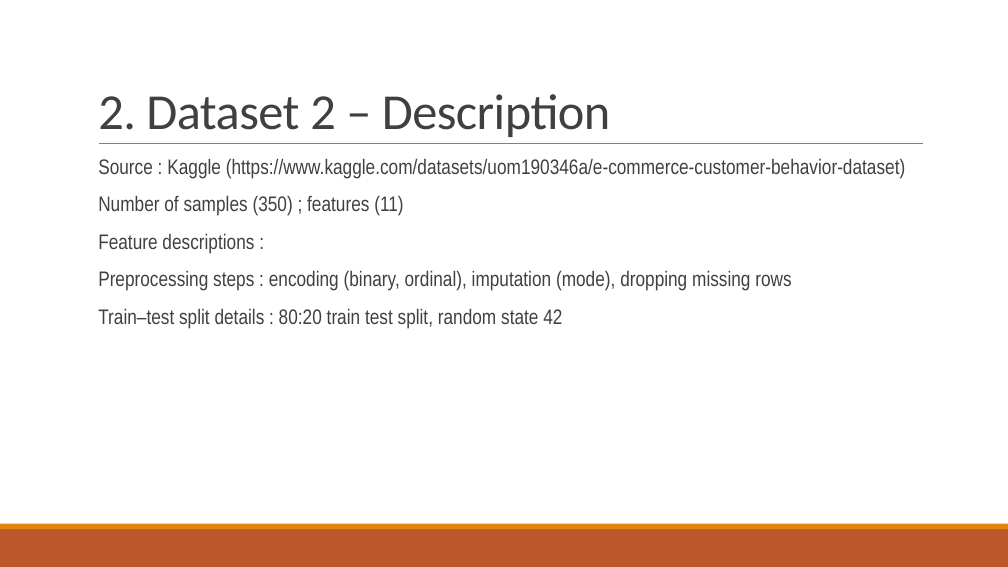
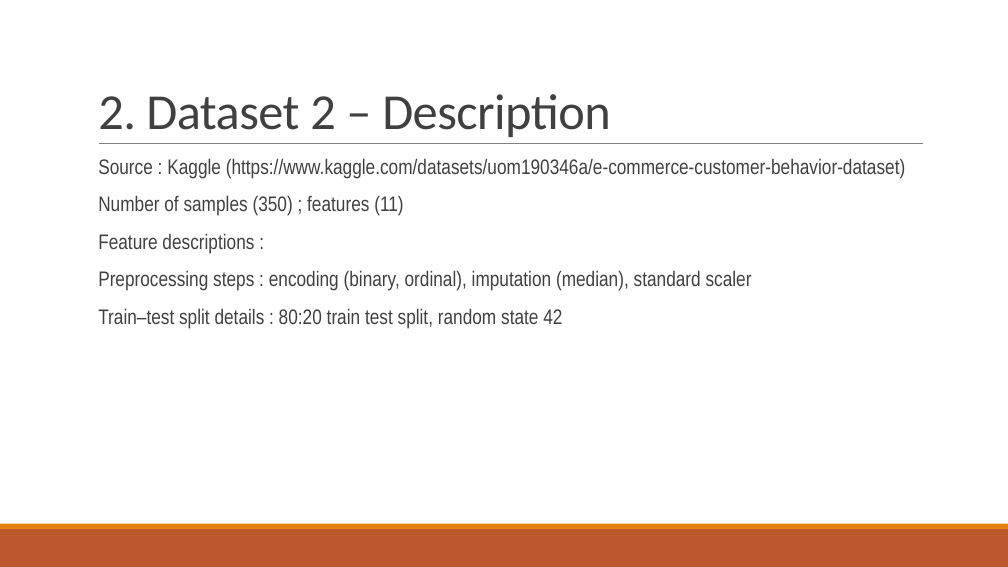
Before and after one commit to akay6483/mmml-ecommerce, a slide deck: slide 4 of docs/23CSE301_A8.pptx. Drawn at 1008x567 pixels with LibreOffice and Linux fonts; fonts in the diff are those of the drawing; background and template pictures are left out. Boxes give left, top, right and bottom in pixels: in the first picture for what was removed or moved away, otherwise in the second. Text is boxed around its words. In the diff, an @@ line names an element or a change of style, - is before the commit and + after.

```diff
--- a/docs/23CSE301_A8.pptx
+++ b/docs/23CSE301_A8.pptx
@@ text at box(98, 270, 752, 291): text changed @@
-  Preprocessing steps : encoding (binary, ordinal), imputation (mode), dropping missing rows
+  Preprocessing steps : encoding (binary, ordinal), imputation (median), standard scaler
```
Also in this commit, not shown: 3 other slides changed, 2 other files.
